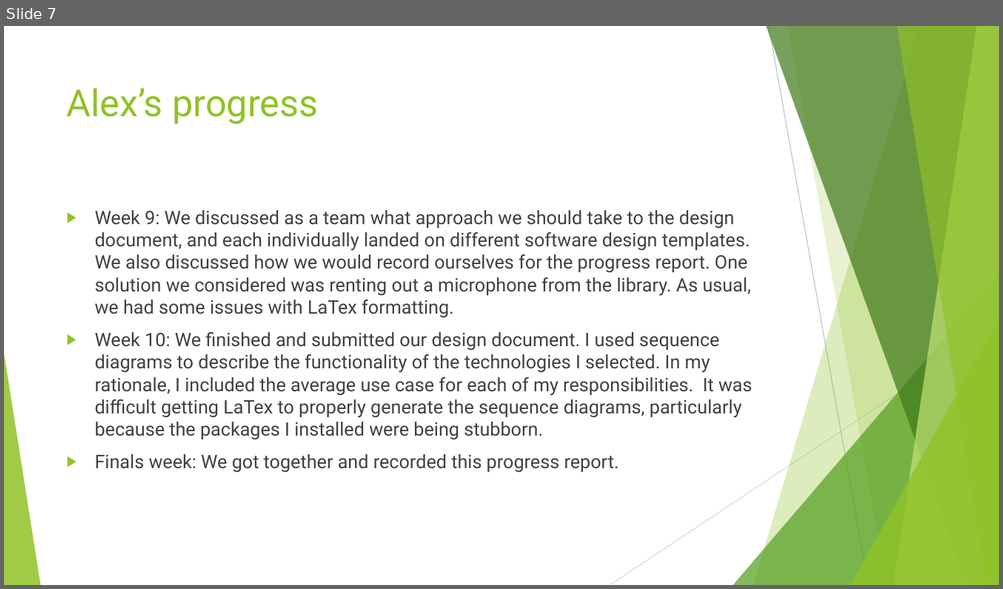
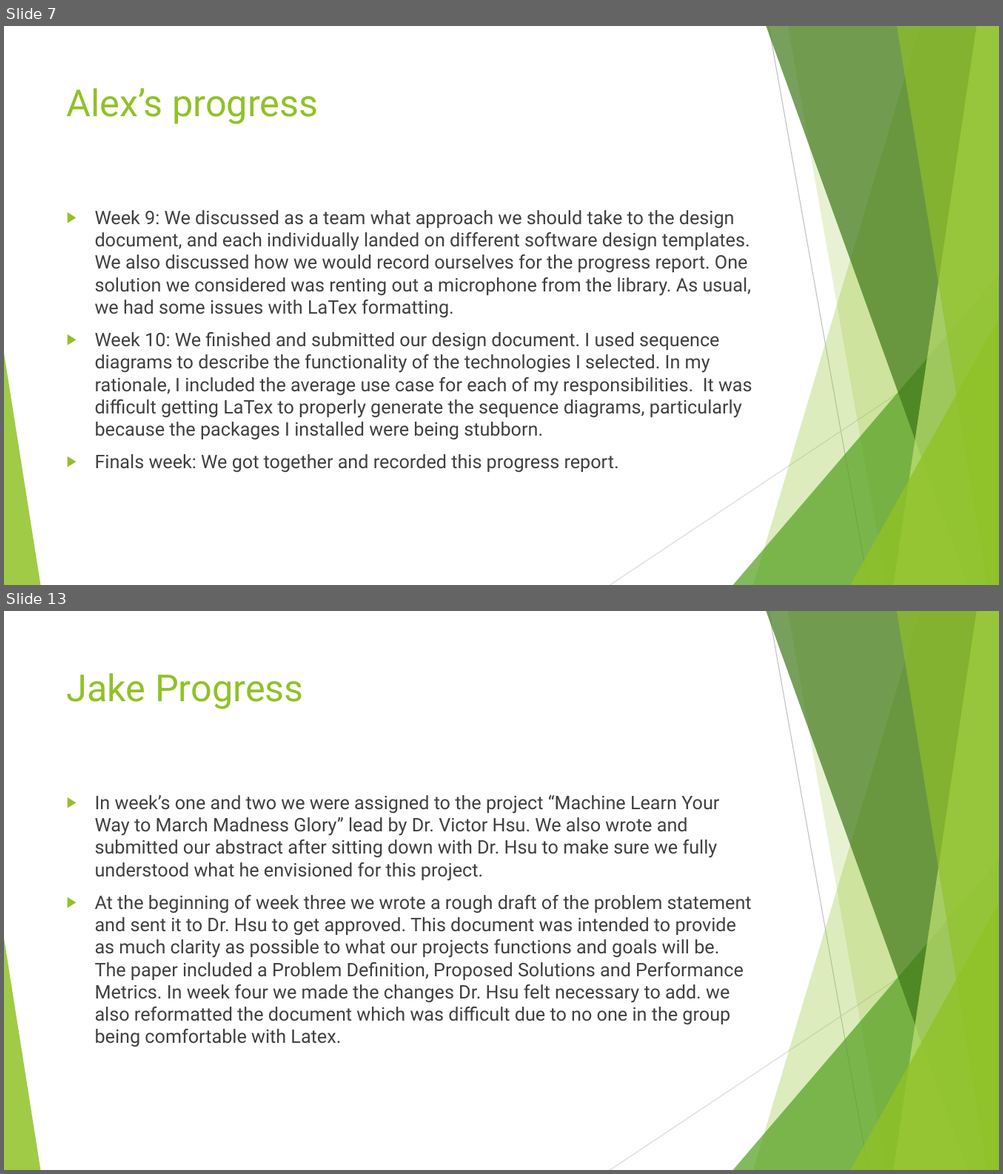
Before and after one commit to AlexDCraig/senior-capstone-project, a slide deck: progressreport/progressreport.pptx. Shown one above the other, each under a label of ours: slide 7 before the commit, slides 7 and 13 after it; the slides between them are not shown. The pictures are 1003x589 and 1003x1174 pixels, drawn with LibreOffice and Linux fonts; fonts in the diff are those of the drawing. Boxes give left, top, right and bottom in pixels: in the first picture for what was removed or moved away, otherwise in the second. Text is boxed around its words. In the diff, an @@ line names an element or a change of style, - is before the commit and + after.

```diff
--- a/progressreport/progressreport.pptx
+++ b/progressreport/progressreport.pptx
@@ slide 13 added at box(4, 611, 999, 1170), background #FFFFFF; not listed: 10 template elements that a slide beside it also shows @@
@@ title added at box(67, 673, 304, 709), 36 pt, text #90C226 @@
+Jake Progress
@@ text added at box(95, 795, 751, 1048), 18 pt, text #404040 @@
+▶ In week’s one and two we were assigned to the project “Machine Learn Your Way to March Madness Glory” lead by Dr. Victor Hsu. We also wrote and submitted our abstract after sitting down with Dr. Hsu to make sure we fully understood what he envisioned for this project.
+▶ At the beginning of week three we wrote a rough draft of the problem statement and sent it to Dr. Hsu to get approved. This document was intended to provide as much clarity as possible to what our projects functions and goals will be. The paper included a Problem Definition, Proposed Solutions and Performance Metrics. In week four we made the changes Dr. Hsu felt necessary to add. we also reformatted the document which was difficult due to no one in the group being comfortable with Latex.
```
Also in this commit, not shown: 1 slide changed, 7 other slides added, 1 other file.
